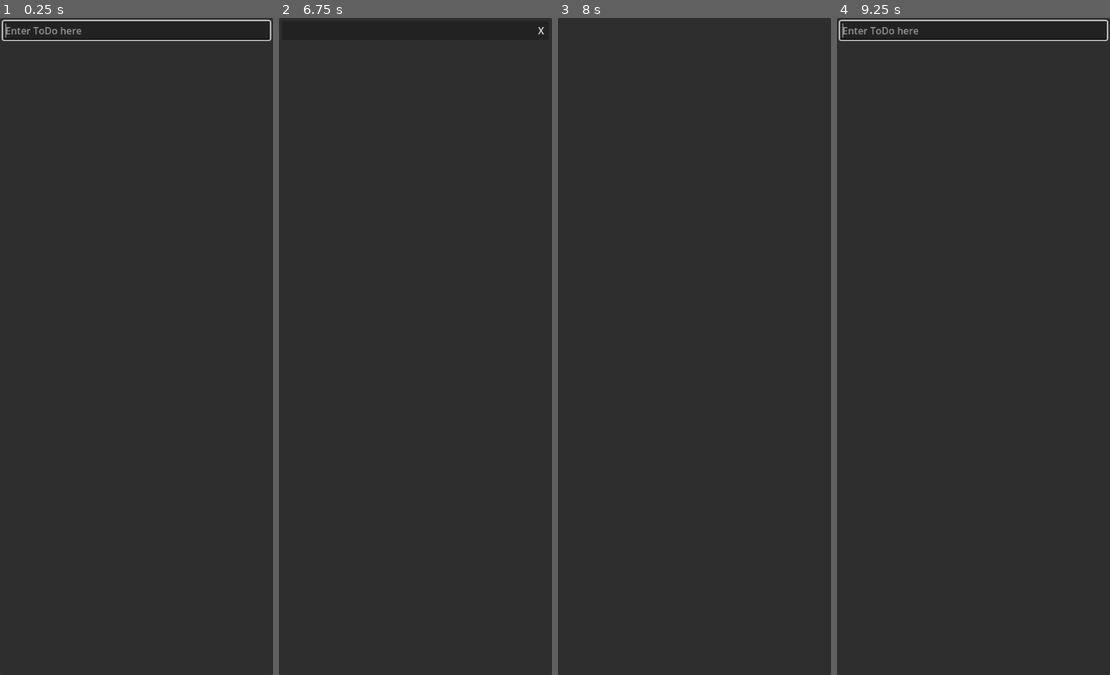
Above: before the commit, frames 1-4 (left to right).
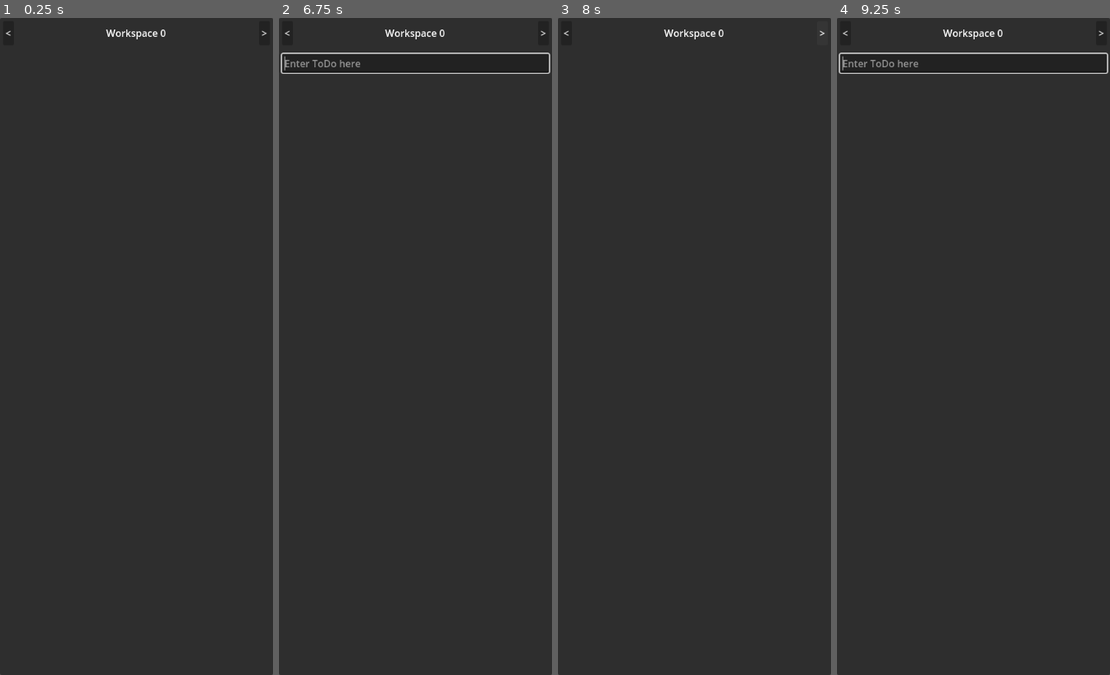
Above: after the commit, the same moments.

Repository: Kjarrigan/GoDo
Game: Godot game, scene res://GoDo.tscn
The game is run twice, just before and just after one commit, with the same random seed, the same clock (stepped at 60 frames per second) and the same inputs.
Inputs (mouse positions are in pixels of both pictures, inside the frame that each line leads up to):
- Up to frame 1 (0.25 s): no input
- Up to frame 2 (6.75 s): click (287, 31) at 0.5 s, where only the run after the commit has a clickable "<"; click (543, 31) at 1.25 s, where only the run after the commit has a clickable ">"; click (287, 31) at 2 s, where only the run after the commit has a clickable "<"; click (543, 31) at 2.75 s, where only the run after the commit has a clickable ">"; click (287, 31) at 3.5 s, where only the run after the commit has a clickable "<"; click (543, 31) at 4.25 s, where only the run after the commit has a clickable ">"; tap Enter (add_same_level) at 5, 6.5 s; move the mouse to (475, 313) at 5.02 s; hold Enter (add_same_level) 5.03-5.75 s; click (475, 313) at 5.17 s; tap Space at 5.75 s; drag from (360, 379) to (401, 477) at 5.77 s; move the mouse to (442, 201) at 6.52 s; press the mouse at (442, 201) at 6.53 s
- Up to frame 3 (8 s): release the mouse at (721, 201) at 7.25 s; click (820, 31) at 7.25 s, where only the run before the commit has a clickable "X"
- Up to frame 4 (9.25 s): tap Space at 8 s; drag from (959, 477) to (891, 247) at 8.02 s; tap Enter (add_same_level) at 8.75 s; move the mouse to (1055, 445) at 8.77 s; hold Right mouse button (deselect) from 8.78 s (still down); click (1055, 445) at 8.92 s

The runs differ from the first frame. In frame 1, 0.8% of the frame differs, in the area x 0-100%, y 0-4%; in frame 2, 0.8%; in frame 3, 0.2%; in frame 4, 1.5%, in the area x 0-100%, y 0-9%.
Error after the commit: Invalid assignment of property or key 'text' with value of type 'String' on a base object of type 'null instance'. (res://lib/globals.gd:154)

Commit message:
Add multiple workspace and a menu to switch/rename them

Diff:
--- a/GoDo.gd
+++ b/GoDo.gd
@@ -1,9 +1,13 @@
 extends Panel
-
-@onready var input = preload("res://lib/input.tscn")
 
 func _ready():
 	Globals.root_list = %List
-	Globals.new_input(%List)
-	Globals.load_tasks()
+	Globals.menu = %Menu
+	Globals.load_tasks(0)
 	Globals.item_selected.emit(null)
+
+func _on_prev_workspace_pressed():
+	Globals.change_workspace.emit(-1)
+
+func _on_next_workspace_pressed():
+	Globals.change_workspace.emit(+1)
--- a/GoDo.tscn
+++ b/GoDo.tscn
@@ -1,6 +1,7 @@
-[gd_scene load_steps=2 format=3 uid="uid://clpfvb50iavnk"]
+[gd_scene load_steps=3 format=3 uid="uid://clpfvb50iavnk"]
 
 [ext_resource type="Script" path="res://GoDo.gd" id="1_cm71t"]
+[ext_resource type="PackedScene" uid="uid://q08a5ojcfou7" path="res://lib/menu.tscn" id="2_ve6er"]
 
 [node name="GoDo" type="Panel"]
 anchors_preset = 15
@@ -10,23 +11,31 @@
 grow_vertical = 2
 script = ExtResource("1_cm71t")
 
-[node name="Border" type="MarginContainer" parent="."]
+[node name="VBoxContainer" type="VBoxContainer" parent="."]
 layout_mode = 1
 anchors_preset = 15
 anchor_right = 1.0
 anchor_bottom = 1.0
 grow_horizontal = 2
 grow_vertical = 2
+
+[node name="Menu" parent="VBoxContainer" instance=ExtResource("2_ve6er")]
+unique_name_in_owner = true
+layout_mode = 2
+
+[node name="Border" type="MarginContainer" parent="VBoxContainer"]
+layout_mode = 2
+size_flags_vertical = 3
 theme_override_constants/margin_left = 5
 theme_override_constants/margin_top = 5
 theme_override_constants/margin_right = 5
 theme_override_constants/margin_bottom = 5
 
-[node name="ScrollContainer" type="ScrollContainer" parent="Border"]
+[node name="ScrollContainer" type="ScrollContainer" parent="VBoxContainer/Border"]
 clip_contents = false
 layout_mode = 2
 
-[node name="List" type="VBoxContainer" parent="Border/ScrollContainer"]
+[node name="List" type="VBoxContainer" parent="VBoxContainer/Border/ScrollContainer"]
 unique_name_in_owner = true
 layout_mode = 2
 size_flags_horizontal = 3
--- a/lib/entry.gd
+++ b/lib/entry.gd
@@ -74,7 +74,7 @@
 		queue_free()
 		Globals.save_data.emit()
 
-func save() -> Dictionary:
+func to_dict() -> Dictionary:
 	var save_data = {
 		"name": text,
 		"collapsed": %Toggle.text == "+"
@@ -101,8 +101,6 @@
 	return true
 
 func _drop_data(at_position, data):
-	var old_parent = data["node"].get_parent()
-
 	# Cleanup the old stuff
 	data["node"]._on_finish_pressed(false)
 
--- a/lib/globals.gd
+++ b/lib/globals.gd
@@ -3,19 +3,24 @@
 signal item_selected(item)
 signal item_changed() # TODO, remove
 signal save_data()
+signal change_workspace(direction : int)
+signal rename_workspace(new_name)
 
 var root_list
+var menu
 var active_item : Entry
 const INDENT = 20
-const SAVE_FILE = "user://godo.json"
-var task_id = 0
+const SAVE_FILE = "user://godo_%d.json"
+var global_task_id = 0
+var current_workspace_id = 0
 
 @onready var entry = preload("res://lib/entry.tscn")
 @onready var input = preload("res://lib/input.tscn")
 
 func _ready():
 	item_selected.connect(func(item): active_item = item)
-	save_data.connect(func(): save_tasks())
+	save_data.connect(func(): save_tasks(current_workspace_id))
+	change_workspace.connect(func (dir : int): load_or_create_workspace(dir))
 
 func _unhandled_input(event):
 	if event.is_action_pressed("add_below"):
@@ -32,9 +37,14 @@
 			new_input(root_list)
 		return
 
-	if event.is_action_pressed("rename") and active_item:
-		active_item.rename()
-		return
+	if event.is_action_pressed("rename"):
+		if active_item:
+			active_item.rename()
+			return
+		else:
+			print_debug("Rename workspace")
+			rename_workspace.emit(false)
+			return
 
 func _input(event):
 	if event.is_action_pressed("deselect"):
@@ -44,10 +54,10 @@
 	# Save/Load via buttons is only intended for debugging
 	if OS.has_feature("editor"):
 		if event.is_action_pressed("save"):
-			save_tasks()
+			save_tasks(0)
 
 		if event.is_action_pressed("load"):
-			load_tasks()
+			load_tasks(0)
 
 func new_input(parent):
 	var inp = input.instantiate()
@@ -57,46 +67,67 @@
 
 func add_task(ref, new_text) -> Entry:
 	var item = entry.instantiate()
-	item.name = "task-%d" % next_task_id()
+	item.name = "task-%d" % next_global_task_id()
 	item.text = new_text
 	ref.add_child(item)
 	return item
 
-func next_task_id() -> int:
-	task_id += 1
-	return task_id
+func next_global_task_id() -> int:
+	global_task_id += 1
+	return global_task_id
 
-func save_tasks():
-	var save_data = {
+func save_tasks(file_id):
+	var data = {
 		"exported_at": Time.get_datetime_string_from_system(),
+		"workspace": menu.workspace_name(),
 		"tasks": _save_nested_tasks(root_list),
 	}
-	var file = FileAccess.open(SAVE_FILE, FileAccess.WRITE)
-	file.store_line(JSON.stringify(save_data))
+	if len(data["tasks"]) == 0:
+		return false
+
+	var file = FileAccess.open(SAVE_FILE % file_id, FileAccess.WRITE)
+	file.store_line(JSON.stringify(data))
 
 func _save_nested_tasks(list) -> Array:
 	var tasks = []
 	for ele in list.get_children():
 		if ele is Entry and not ele.is_queued_for_deletion():
-			tasks.push_back(ele.save())
+			tasks.push_back(ele.to_dict())
 	return tasks
 
-func load_tasks():
-	if not FileAccess.file_exists(SAVE_FILE):
-		return
+func load_tasks(file_id):
+	var save_file = SAVE_FILE % file_id
+	print_debug("Load file %s" % save_file)
 
-	var file = FileAccess.open(SAVE_FILE, FileAccess.READ)
+	if not FileAccess.file_exists(save_file):
+		return false
+
+	var file = FileAccess.open(save_file, FileAccess.READ)
 	var json = JSON.new()
 	var parse_result = json.parse(file.get_line())
+	file = null
+
 	if not parse_result == OK:
 		print("JSON Parse Error: ", json.get_error_message())
-		return
+		return false
 
-	var data = json.get_data().get("tasks")
-	if data is Array and len(data) > 0:
-		for ele in root_list.get_children():
-			ele.queue_free()
-		_load_nested_tasks(root_list, data)
+
+	var data = json.get_data()
+	var workspace_title = data.get("workspace")
+	if workspace_title == null:
+		workspace_title = "Workspace %d" % file_id
+	rename_workspace.emit(workspace_title)
+
+	var tasks = data.get("tasks")
+	if tasks is Array and len(tasks) > 0:
+		clear_list()
+		_load_nested_tasks(root_list, tasks)
+
+	return true
+
+func clear_list():
+	for ele in root_list.get_children():
+		ele.queue_free()
 
 func _load_nested_tasks(ref, list):
 	for ele in list:
@@ -106,3 +137,19 @@
 			_load_nested_tasks(sub_list, ele["tasks"])
 			if ele.get("collapsed"):
 				item.toggle_children_visibility()
+
+func load_or_create_workspace(dt_index):
+	if current_workspace_id == 0 and dt_index == -1:
+		return
+
+	# Save before changing workspace
+	save_tasks(current_workspace_id)
+
+	current_workspace_id += dt_index
+	print_debug("Change workspace to %d" % current_workspace_id)
+	if load_tasks(current_workspace_id):
+		return
+	else: # Workspace does not exist yet
+		clear_list()
+		%WorkspaceTitle.text = "Workspace %d" % current_workspace_id
+		new_input(root_list)
--- /dev/null
+++ b/lib/menu.gd
@@ -0,0 +1,32 @@
+extends MarginContainer
+
+func _ready():
+	Globals.rename_workspace.connect(_rename_workspace)
+	%WorkspaceTitle.show()
+	%WorkspaceEdit.hide()
+
+func _rename_workspace(new_name):
+	print_debug("Renaming to %s", new_name)
+	if new_name:
+		%WorkspaceTitle.text = new_name
+		return
+	else:
+		%WorkspaceTitle.hide()
+		%WorkspaceEdit.text = %WorkspaceTitle.text
+		%WorkspaceEdit.show()
+		%WorkspaceEdit.grab_focus()
+
+func _on_prev_workspace_pressed():
+	Globals.change_workspace.emit(-1)
+
+func _on_next_workspace_pressed():
+	Globals.change_workspace.emit(+1)
+
+func _on_workspace_edit_text_submitted(new_text):
+	%WorkspaceEdit.hide()
+	%WorkspaceTitle.text = %WorkspaceEdit.text
+	%WorkspaceTitle.show()
+	Globals.save_data.emit()
+
+func workspace_name() -> String:
+	return %WorkspaceTitle.text
--- /dev/null
+++ b/lib/menu.tscn
@@ -0,0 +1,47 @@
+[gd_scene load_steps=4 format=3 uid="uid://q08a5ojcfou7"]
+
+[ext_resource type="Script" path="res://lib/menu.gd" id="1_45qa4"]
+
+[sub_resource type="StyleBoxEmpty" id="StyleBoxEmpty_fcwat"]
+
+[sub_resource type="StyleBoxEmpty" id="StyleBoxEmpty_h5oi5"]
+
+[node name="Menu" type="MarginContainer"]
+theme_override_constants/margin_left = 5
+theme_override_constants/margin_top = 5
+theme_override_constants/margin_right = 5
+theme_override_constants/margin_bottom = 5
+script = ExtResource("1_45qa4")
+
+[node name="Container" type="HBoxContainer" parent="."]
+custom_minimum_size = Vector2(0, 40)
+layout_mode = 2
+
+[node name="PrevWorkspace" type="Button" parent="Container"]
+layout_mode = 2
+theme_override_styles/focus = SubResource("StyleBoxEmpty_fcwat")
+text = "<"
+
+[node name="WorkspaceTitle" type="Label" parent="Container"]
+unique_name_in_owner = true
+layout_mode = 2
+size_flags_horizontal = 3
+text = "Workspace 0"
+horizontal_alignment = 1
+vertical_alignment = 1
+
+[node name="WorkspaceEdit" type="LineEdit" parent="Container"]
+unique_name_in_owner = true
+layout_mode = 2
+size_flags_horizontal = 3
+
+[node name="NextWorkspace" type="Button" parent="Container"]
+layout_mode = 2
+theme_override_styles/focus = SubResource("StyleBoxEmpty_h5oi5")
+shortcut_feedback = false
+shortcut_in_tooltip = false
+text = ">"
+
+[connection signal="pressed" from="Container/PrevWorkspace" to="." method="_on_prev_workspace_pressed"]
+[connection signal="text_submitted" from="Container/WorkspaceEdit" to="." method="_on_workspace_edit_text_submitted"]
+[connection signal="pressed" from="Container/NextWorkspace" to="." method="_on_next_workspace_pressed"]
